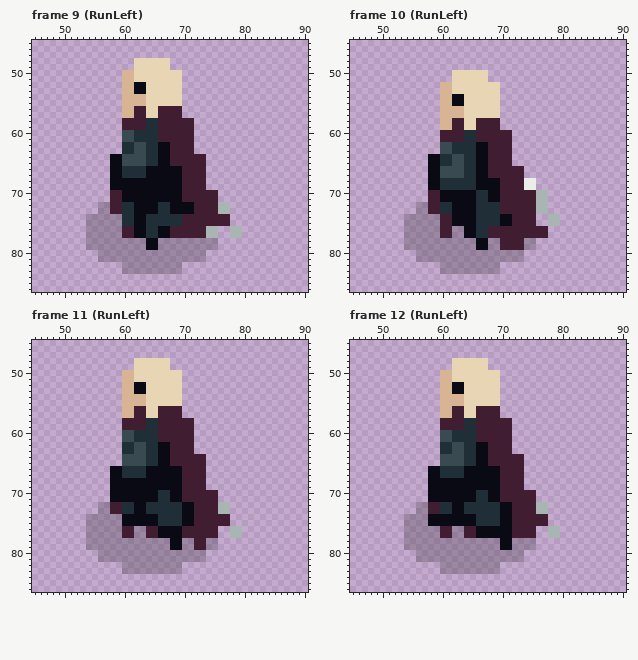
One commit to this pixel-art file: Assets/Resources/Enemies/skull knight.aseprite. This is how it looked before the edit.
128x128 pixels, 55 frames. Shown: frame 9 (RunLeft): x 45..90, y 45..86; frame 10 (RunLeft): x 45..90, y 45..86; frame 11 (RunLeft): x 45..90, y 45..86; frame 12 (RunLeft): x 45..90, y 45..86. The commit also changed other frames, which this record leaves out.
New version:
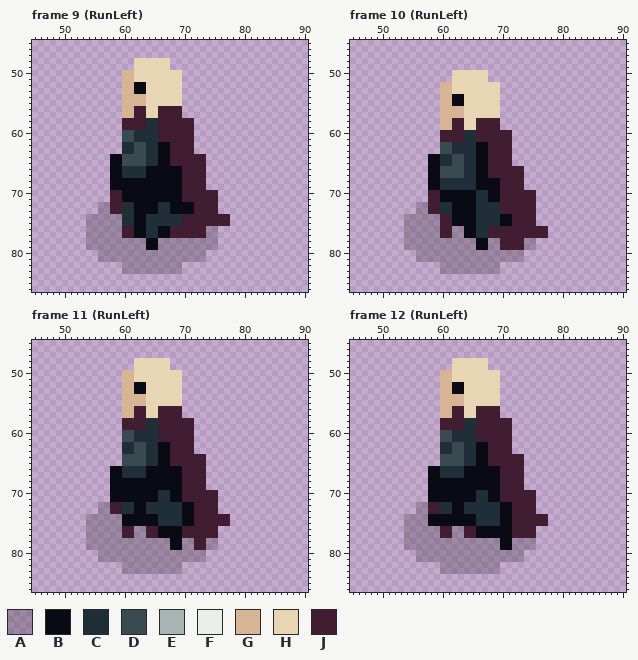
Palette (. is transparent): A #00000033  B #090a14  C #202e37  D #394a50  E #a8b5b2  F #ebede9  G #d7b594  H #e7d5b3  J #411d31
The edit:
layer "Weapon" now hidden
Frame 9 (RunLeft):
y 72..73: x 76..77 EE -> ..
y 76..77: x 74..75 EE -> AA; x 78..79 EE -> ..
Frame 10 (RunLeft):
y 68..69: x 74..75 FF -> ..
y 70..73: x 76..77 EE -> ..
y 74..75: x 78..79 EE -> ..
Frame 11 (RunLeft):
y 72..73: x 76..77 EE -> ..
y 76..77: x 78..79 EE -> ..
Frame 12 (RunLeft): the same change as frame 11 (RunLeft)
Boxes around the changes in both pictures, in picture pixels (x1, y1, x2, y2):
changed: (206, 202, 242, 238)
erased: (524, 178, 560, 226)
erased: (218, 502, 242, 538)
erased: (536, 502, 560, 538)
